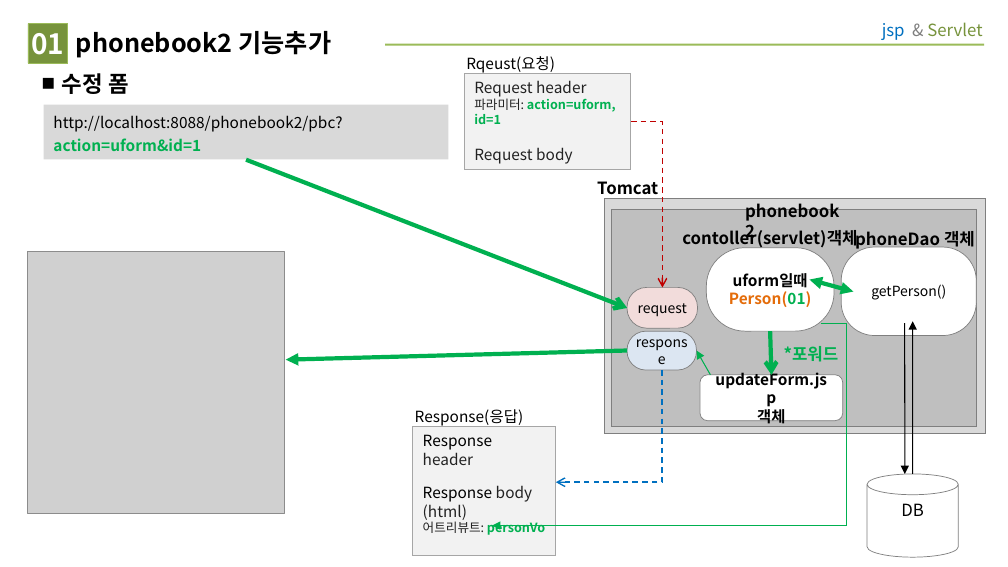
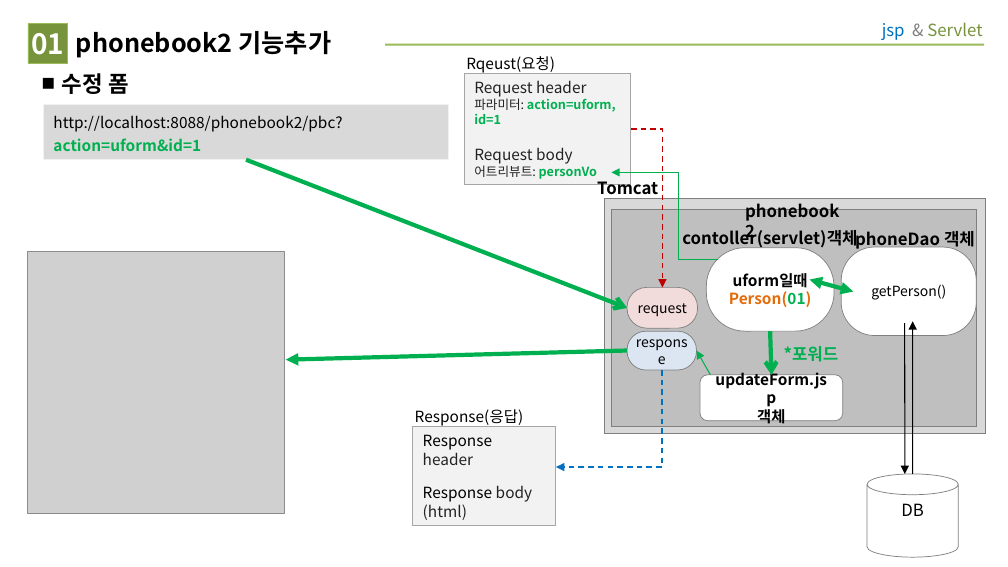
Before and after one commit to jeter5274/phonebook2, a slide deck: slide 2 of 삭제&수정 동작 그림.ppt. Drawn at 1008x567 pixels with LibreOffice and Linux fonts; fonts in the diff are those of the drawing; grey boxes stand for pictures. Boxes give left, top, right and bottom in pixels: in the first picture for what was removed or moved away, otherwise in the second. Text is boxed around its words. In the diff, an @@ line names an element or a change of style, - is before the commit and + after.

```diff
--- a/삭제&수정 동작 그림.ppt
+++ b/삭제&수정 동작 그림.ppt
@@ rectangle "Request header": place and size @@
-rectangle "Request header" at [465,74,631,169]
+rectangle "Request header" at [465,74,631,184]
@@ elbow arrow moved from (631, 121) - (662, 287) to (631, 129) - (662, 287) @@
@@ elbow arrow (631, 129) - (662, 287): arrowheads changed @@
@@ text in rectangle at [474,163,597,179]: paragraph added @@
+어트리뷰트: personVo
@@ elbow arrow moved from (822, 324) - (492, 526) to (719, 260) - (612, 172) @@
@@ elbow arrow moved from (662, 370) - (555, 483) to (662, 370) - (556, 467) @@
@@ elbow arrow (662, 370) - (556, 467): arrowheads changed @@
@@ rectangle "Response header": place and size @@
-rectangle "Response header" at [413,426,556,556]
+rectangle "Response header" at [413,426,556,526]
@@ text in rectangle at [423,519,545,535]: paragraph removed @@
-어트리뷰트: personVo
```
Also in this commit, not shown: 2 other slides changed, 2 other files.
